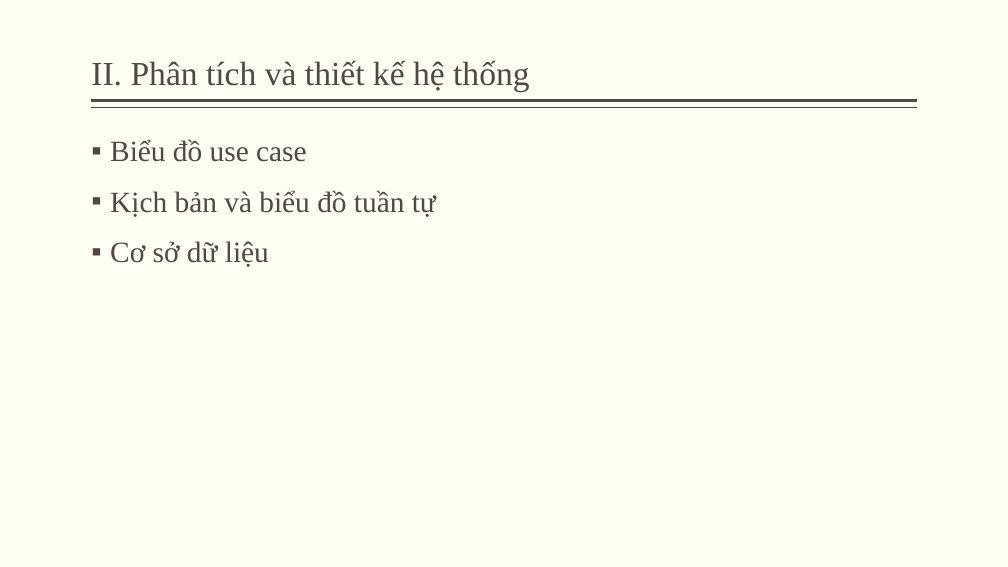
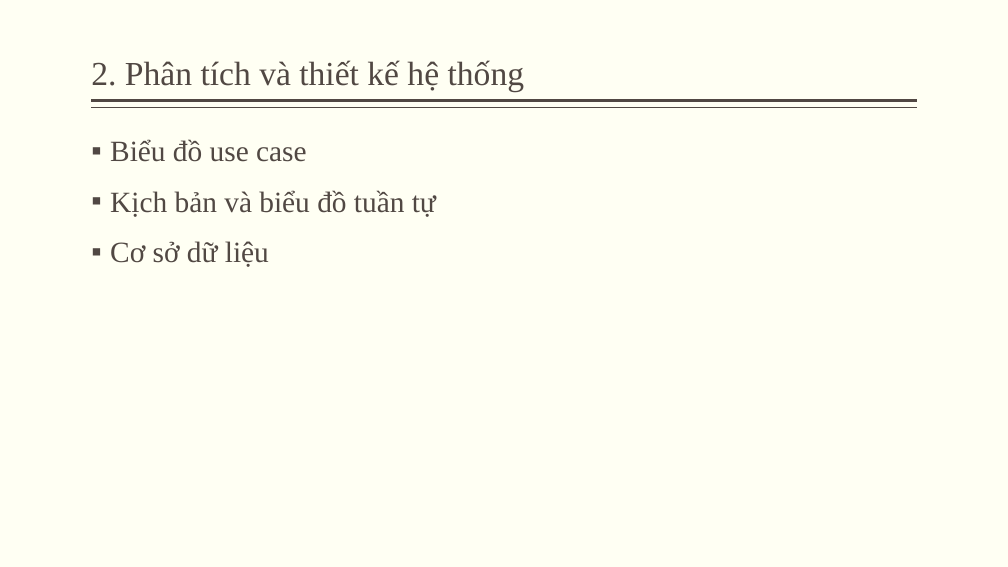
Before and after one commit to neekon2508/DATN, a slide deck: slide 4 of Document/bao-ao-do-an-tot-nghiep.pptx. Drawn at 1008x567 pixels with LibreOffice and Linux fonts; fonts in the diff are those of the drawing. Boxes give left, top, right and bottom in pixels: in the first picture for what was removed or moved away, otherwise in the second. Text is boxed around its words. In the diff, an @@ line names an element or a change of style, - is before the commit and + after.

```diff
--- a/Document/bao-ao-do-an-tot-nghiep.pptx
+++ b/Document/bao-ao-do-an-tot-nghiep.pptx
@@ title at <box>91,60,525,92</box>: text changed @@
-II. Phân tích và thiết kế hệ thống
+2. Phân tích và thiết kế hệ thống
```
Also in this commit, not shown: 15 other slides changed, 1 other file.
